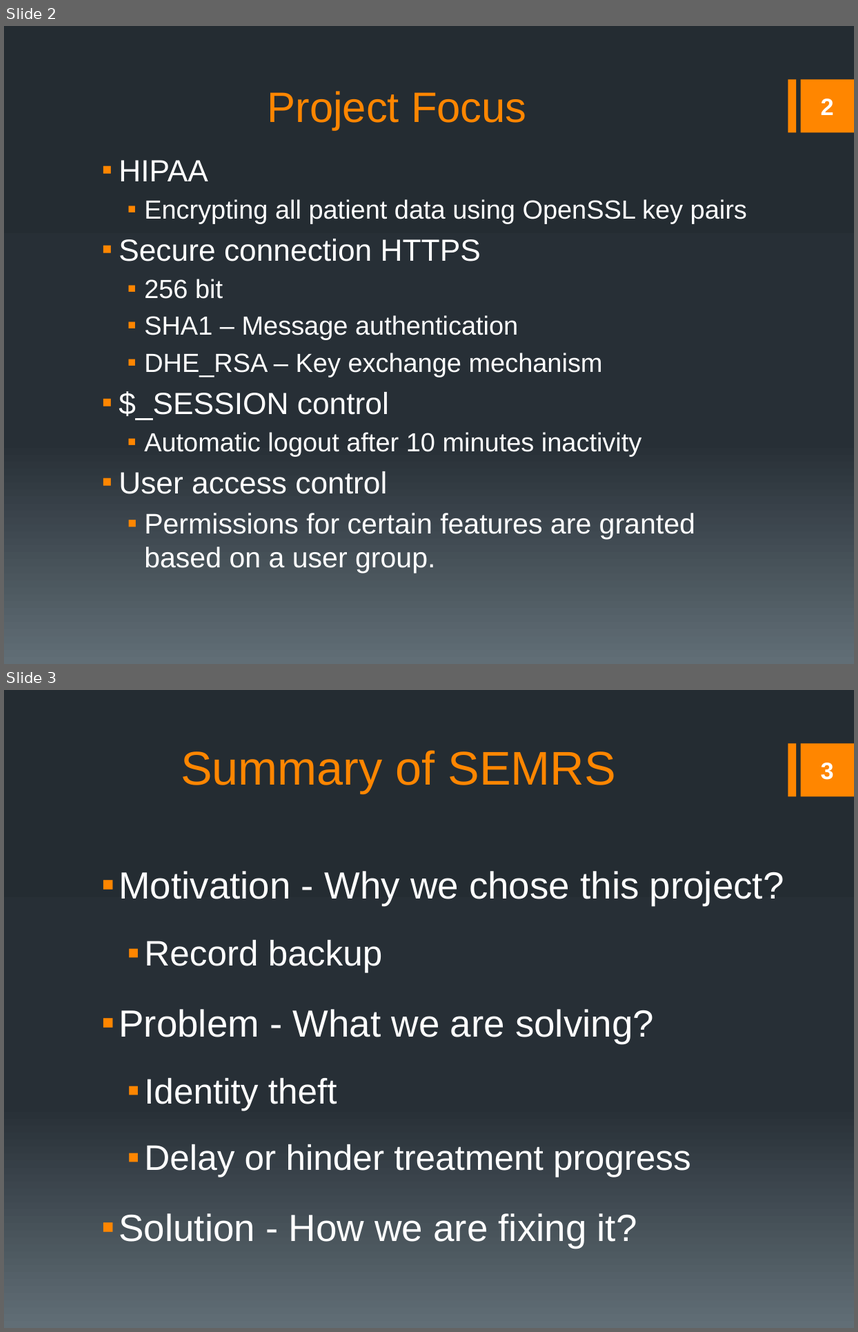
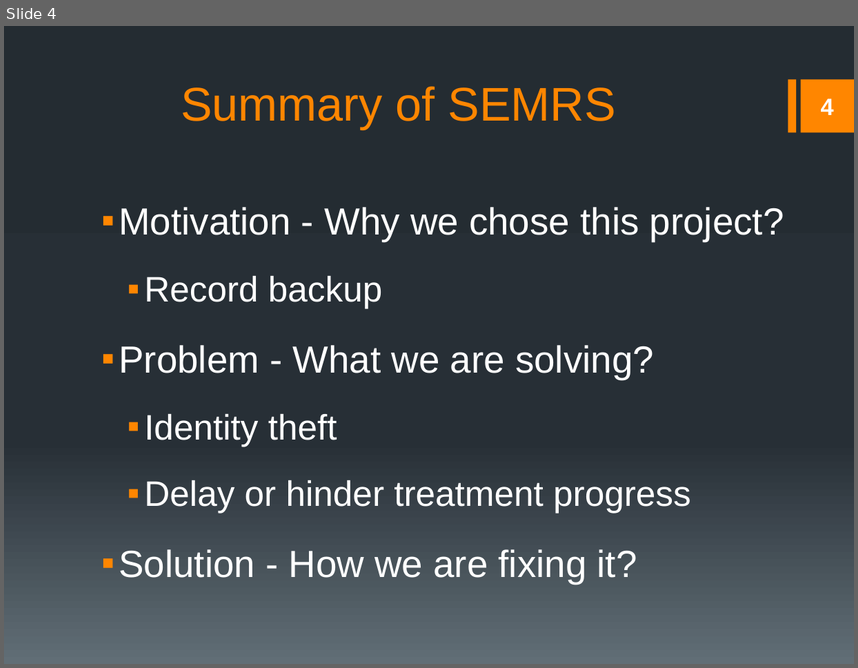
Before and after one commit to rmkane/semrs, a slide deck: Documentation/Final_Presentation.pptx. Shown one above the other, each under a label of ours: slides 2 and 3 before the commit, slide 4 after it. The pictures are 858x1332 and 858x668 pixels, drawn with LibreOffice and Linux fonts; fonts in the diff are those of the drawing. Boxes give left, top, right and bottom in pixels: in the first picture for what was removed or moved away, otherwise in the second. Text is boxed around its words. In the diff, an @@ line names an element or a change of style, - is before the commit and + after.

```diff
--- a/Documentation/Final_Presentation.pptx
+++ b/Documentation/Final_Presentation.pptx
@@ slide 2 removed at bbox=[4, 26, 854, 664], background gradient #242C33 to #273037 to #636D76; not listed: 2 template elements that a slide beside it also shows @@
@@ title removed at bbox=[267, 91, 527, 130] @@
-Project Focus
@@ page number removed at bbox=[821, 98, 834, 115] @@
-2
@@ text removed at bbox=[119, 160, 747, 573] @@
-▪ HIPAA
-  ▪ Encrypting all patient data using OpenSSL key pairs
-▪ Secure connection HTTPS
-  ▪ 256 bit
-  ▪ SHA1 – Message authentication
-  ▪ DHE_RSA – Key exchange mechanism
-▪ $_SESSION control
-  ▪ Automatic logout after 10 minutes inactivity
-▪ User access control
-  ▪ Permissions for certain features are granted based on a user group.
@@ what was slide 3 is now slide 4 @@
@@ page number at bbox=[821, 98, 834, 115]: text changed @@
-3
+4
```
Also in this commit, not shown: 3 slides changed, 5 slides added, 1 other slide removed, 1 other file.
